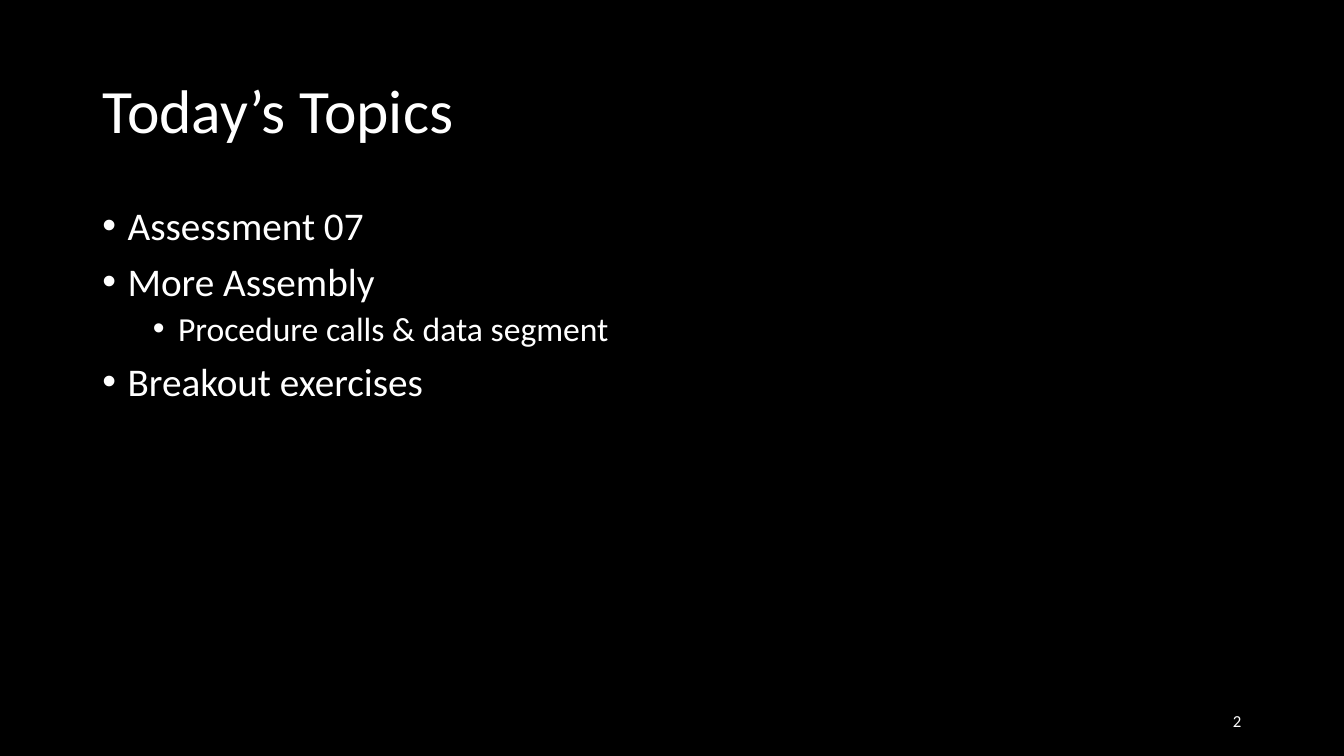
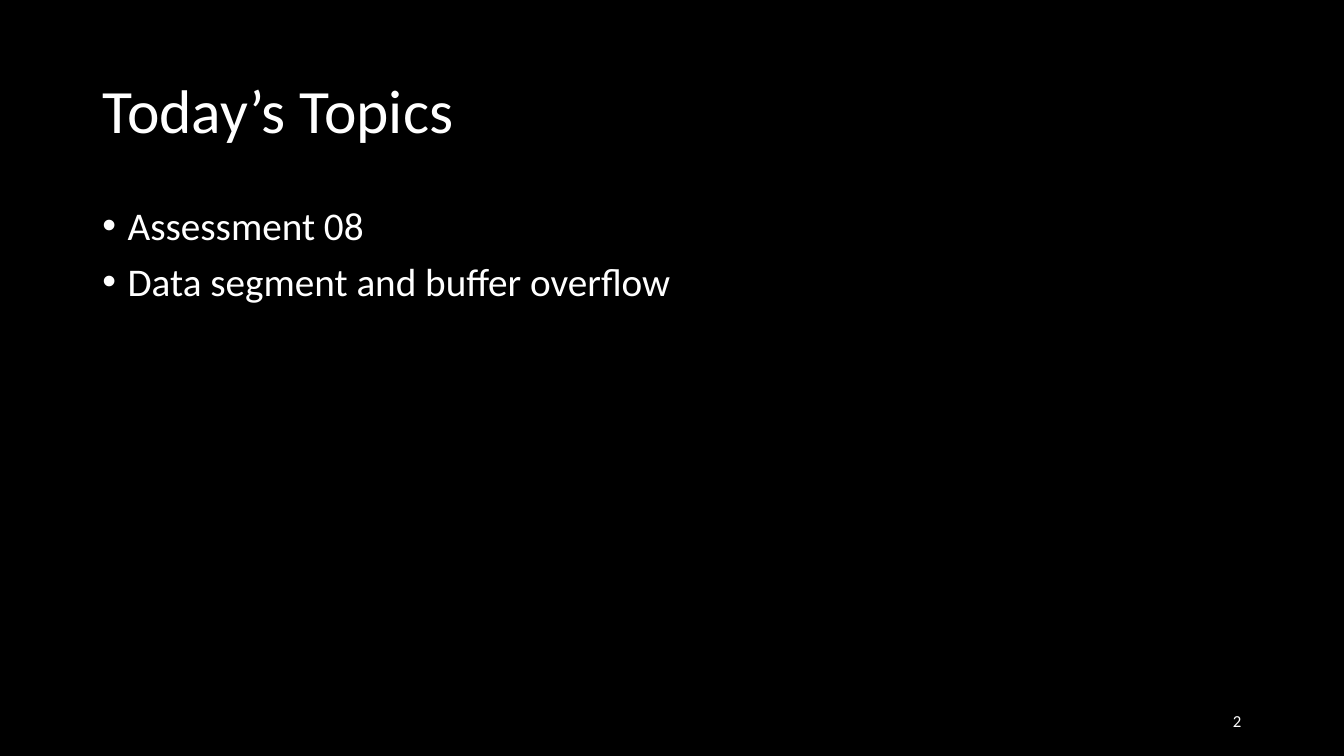
Before and after one commit to NYU-CSO/nyu-cso.github.io, a slide deck: slide 2 of rec-notes/r09.pptx. Drawn at 1344x756 pixels with LibreOffice and Linux fonts; fonts in the diff are those of the drawing. Boxes give left, top, right and bottom in pixels: in the first picture for what was removed or moved away, otherwise in the second. Text is boxed around its words. In the diff, an @@ line names an element or a change of style, - is before the commit and + after.

```diff
--- a/rec-notes/r09.pptx
+++ b/rec-notes/r09.pptx
@@ text at (x1=128, y1=213, x2=670, y2=303): text changed @@
-• Assessment 07
-• More Assembly
-  • Procedure calls & data segment
-• Breakout exercises
+• Assessment 08
+• Data segment and buffer overflow
```
Also in this commit, not shown: 6 other slides changed, 40 slides added, 23 slides removed, 1 other file.
